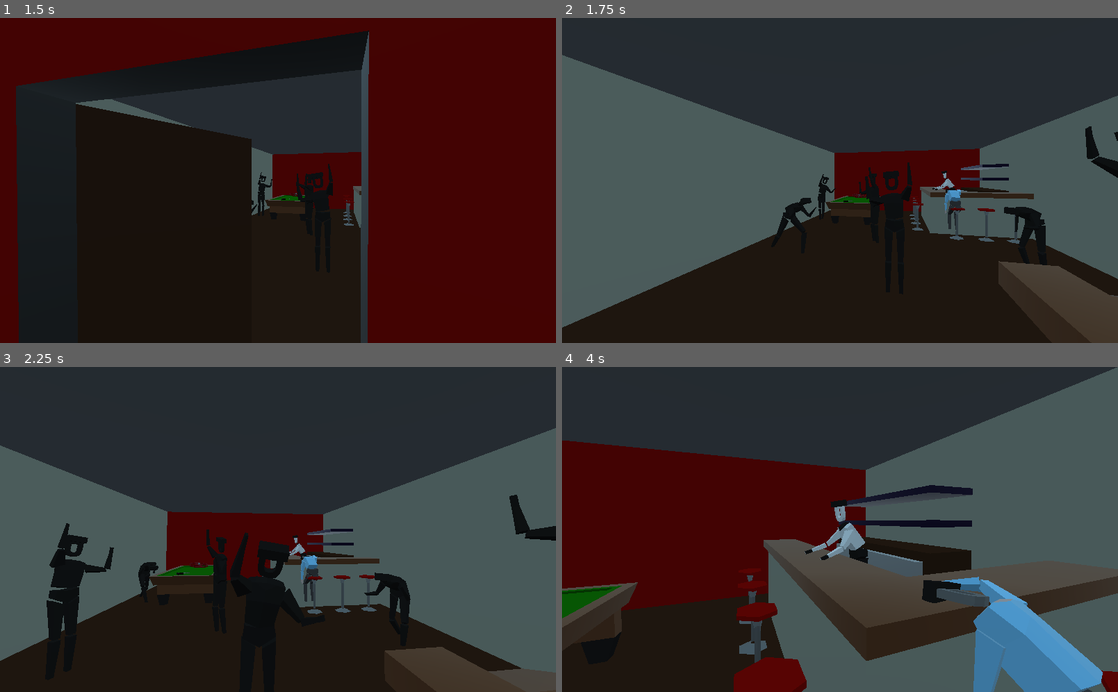
Above: before the commit, frames 1-4 (two rows, left to right).
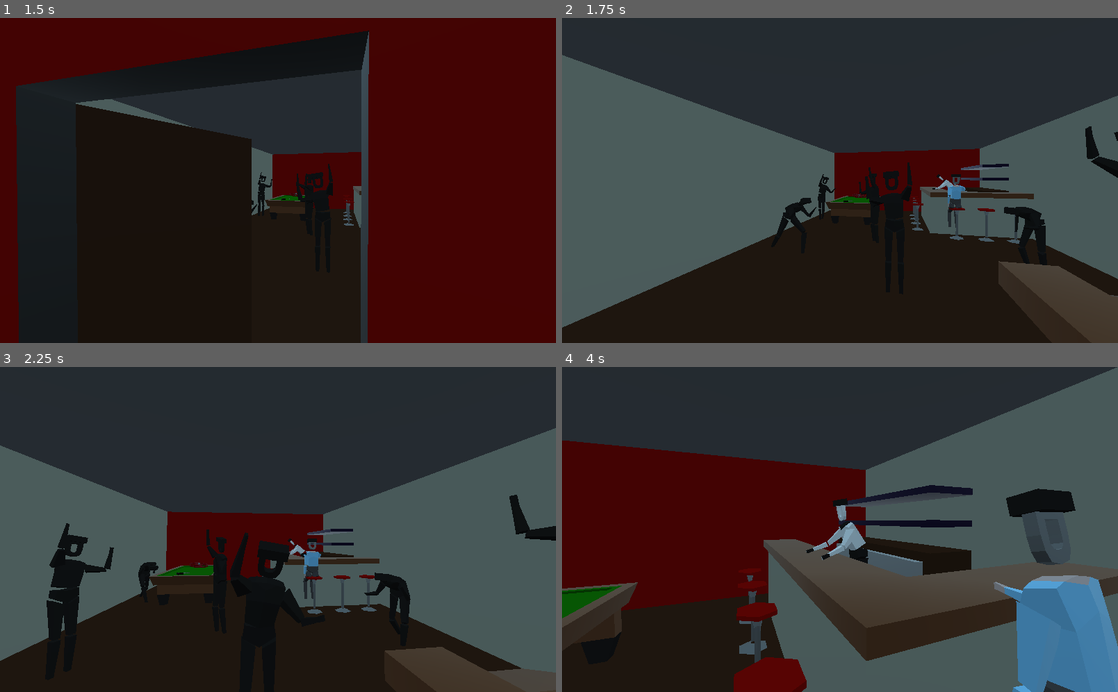
Above: after the commit, the same moments.

Repository: Eptwalabha/ld47
Game: Godot game, scene res://scenes/Game.tscn
Two runs of this game, one before a commit and one after it. Both use one fixed random seed, a clock stepped at 60 frames per second and the inputs below. Sound files missing from this copy of the repository are replaced by a short silence.
Inputs (mouse positions are in pixels of both pictures, inside the frame that each line leads up to):
- Up to frame 1 (1.5 s): tap Enter (ui_accept) at 0.5, 0.77 s; move the mouse to (305, 180) at 0.52 s; hold Up (move_forward) from 0.53 s (still down); tap E (context_action) at 0.6, 1.35 s; move the mouse to (250, 180) at 1.27 s
- Up to frame 2 (1.75 s): keep holding Up (move_forward); tap Enter (ui_accept) at 1.52 s
- Up to frame 3 (2.25 s): keep holding Up (move_forward); move the mouse to (289, 523) at 2.02 s; tap E (context_action) at 2.1 s
- Up to frame 4 (4 s): keep holding Up (move_forward); move the mouse to (834, 536) at 2.77 s; tap E (context_action) at 2.85, 3.6 s; tap Enter (ui_accept) at 3.02, 3.77 s; move the mouse to (878, 532) at 3.52 s

Frame 1 is identical in both runs. In frame 2, 0.2% of the frame differs, in the area x 66-73%, y 47-66%; in frame 3, 0.3%; in frame 4, 8.8%, in the area x 43-100%, y 37-100%.

Commit message:
improve + fix animations

Diff:
--- a/default_bus_layout.tres
+++ b/default_bus_layout.tres
@@ -6,6 +6,10 @@
 band_db/100_hz = -60.0
 band_db/320_hz = -60.0
 band_db/1000_hz = -60.0
+
+[sub_resource type="AudioEffectFilter" id=2]
+resource_name = "Filter"
+cutoff_hz = 750.0
 
 [resource]
 bus/1/name = "sound"
@@ -28,3 +32,5 @@
 bus/3/bypass_fx = false
 bus/3/volume_db = 0.0
 bus/3/send = "Master"
+bus/3/effect/0/effect = SubResource( 2 )
+bus/3/effect/0/enabled = true
--- a/scenes/chapters/ChapterBar.gd
+++ b/scenes/chapters/ChapterBar.gd
@@ -8,6 +8,7 @@
 onready var valve := $Bar/Valve as Valve
 onready var corridor := $Bar/BarCorridor as BarCorridor
 onready var music := $Music as AudioStreamPlayer3D
+onready var friend := $Friend as Character
 
 var current_state = "move"
 var states = {
@@ -43,13 +44,14 @@
 func start() -> void:
 	show()
 	ui.reset()
-	searching = true
+	searching = false
 	key_picked_up = false
 	valve_picked_up = false
 	key.reset()
 	valve.reset()
 	player.reset()
 	corridor.reset()
+	friend.sit_stool_drink()
 	current_state = "move"
 	$Dancers.show()
 	$Music.playing = true
@@ -58,7 +60,7 @@
 	for dialog in get_tree().get_nodes_in_group("dialog_trigger"):
 		if dialog is DialogTrigger:
 			dialog.reset()
-	states['move'].searching = true
+	states['move'].searching = searching
 	states['move'].timer = 10.0
 
 	player.global_transform = reset_player_transform
@@ -79,6 +81,9 @@
 
 func _on_player_drink_ended() -> void:
 	_change_state('move')
+
+func _on_State_ended(_state: String) -> void:
+	pass
 
 func _change_state(new_state: String) -> void:
 	if current_state != new_state and states.has(new_state):
--- a/scenes/chapters/ChapterBar.tscn
+++ b/scenes/chapters/ChapterBar.tscn
@@ -10,6 +10,7 @@
 [ext_resource path="res://scenes/characters/Bartender.tscn" type="PackedScene" id=8]
 [ext_resource path="res://scenes/characters/Dancer.tscn" type="PackedScene" id=9]
 [ext_resource path="res://scenes/props/appart/BarCorridor.tscn" type="PackedScene" id=10]
+[ext_resource path="res://scenes/core/DialogTrigger.tscn" type="PackedScene" id=11]
 
 [node name="ChapterBar" type="Spatial"]
 script = ExtResource( 1 )
@@ -54,8 +55,11 @@
 transform = Transform( 0.549767, 0, -0.835318, 0, 1, 0, 0.835318, 0, 0.549767, -0.580353, 0.0166473, 0.126068 )
 
 [node name="Friend" parent="." instance=ExtResource( 7 )]
-transform = Transform( -1, 0, -8.74228e-08, 0, 1, 0, 8.74228e-08, 0, -1, 1.50651, -0.0542827, -0.896361 )
+transform = Transform( -1, 0, -8.74228e-08, 0, 1, 0, 8.74228e-08, 0, -1, 1.50651, 0.00659486, -0.896361 )
 default = "sleep"
+
+[node name="DialogTrigger" parent="Friend" instance=ExtResource( 11 )]
+transform = Transform( 1, 0, 0, 0, 1, 0, 0, 0, 1, 0, 1.15334, 0 )
 
 [node name="Bartender" parent="." instance=ExtResource( 8 )]
 transform = Transform( 0, 0, -1, 0, 1, 0, 1, 0, 0, 1.85409, 0.228268, -3.26435 )
--- a/scenes/characters/Character.gd
+++ b/scenes/characters/Character.gd
@@ -1,13 +1,16 @@
 class_name Character
 extends Spatial
 
-export(String, "sit-drink", "sit-idle", "idle", "bartender", "danse", "sleep") var default := "sit-drink"
+export(String, "sit-drink", "sit-idle", "sit-stool-idle", "sit-stool-drink",
+			   "idle", "bartender", "danse", "sleep") var default := "sit-drink"
 
 func _ready() -> void:
 	play(default)
 
 func sit_drink() -> void: play("sit-drink")
 func sit_idle() -> void: play("sit-idle")
+func sit_stool_idle() -> void: play("sit-stool-idle")
+func sit_stool_drink() -> void: play("sit-stool-drink")
 func idle() -> void: play("idle")
 func danse() -> void: play("danse")
 func sleep() -> void: play("sleep")
Binary file changed: assets/models/characters/blank.glb
Not shown: 1 places in default_bus_layout.tres that only renumber resources
Not shown: 1 places in scenes/chapters/ChapterBar.tscn that only renumber resources
